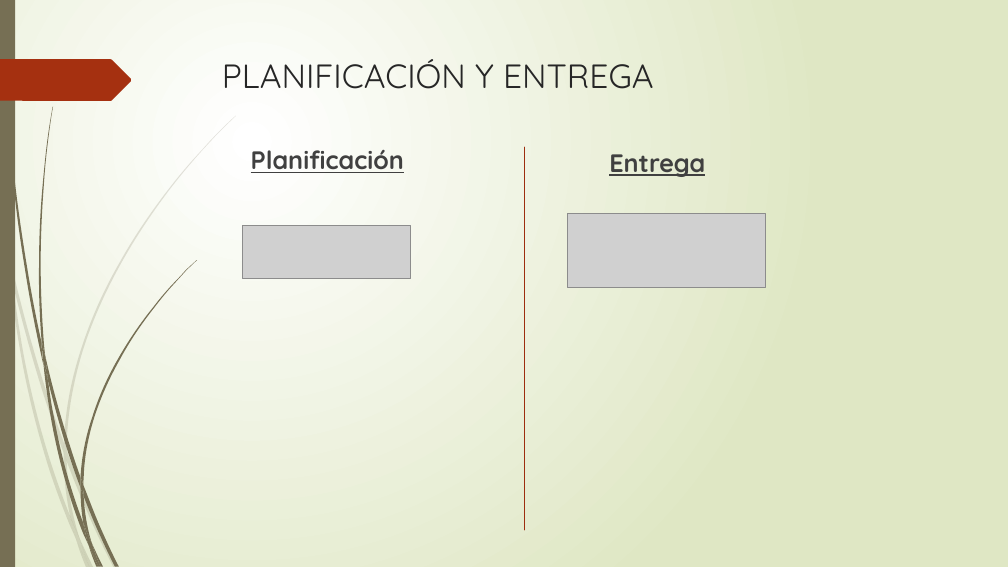
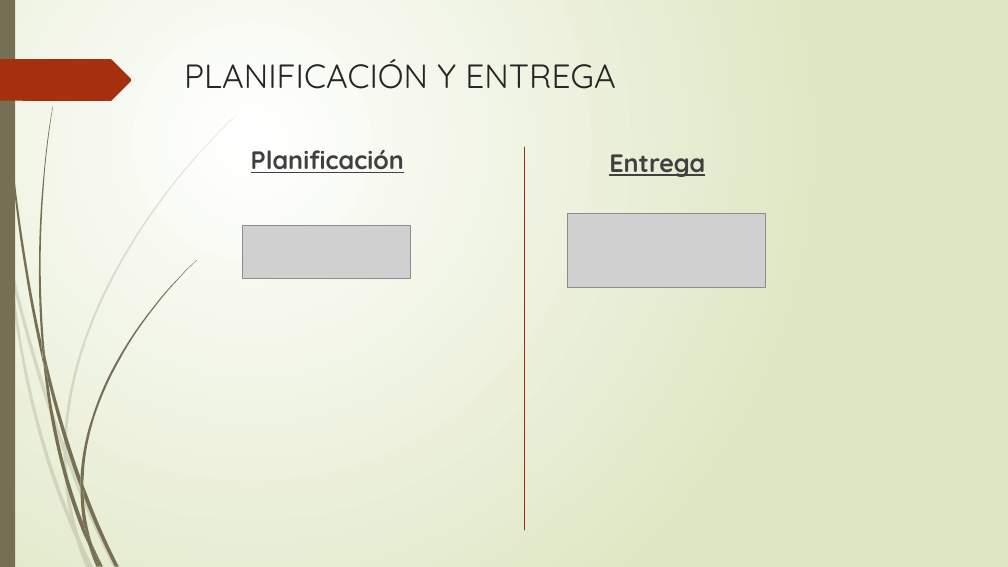
Before and after one commit to DiegoUAH/TG3, a slide deck: slide 4 of TG3_final.pptx. Drawn at 1008x567 pixels with LibreOffice and Linux fonts; fonts in the diff are those of the drawing; grey boxes stand for pictures. Boxes give left, top, right and bottom in pixels: in the first picture for what was removed or moved away, otherwise in the second. Text is boxed around its words. In the diff, an @@ line names an element or a change of style, - is before the commit and + after.

```diff
--- a/TG3_final.pptx
+++ b/TG3_final.pptx
@@ title "PLANIFICACIÓN Y ENTREGA" moved from (x1=222, y1=59, x2=654, y2=89) to (x1=184, y1=59, x2=616, y2=89) @@
```
Also in this commit, not shown: 5 other slides changed, 18 slides added, 30 slides removed.
